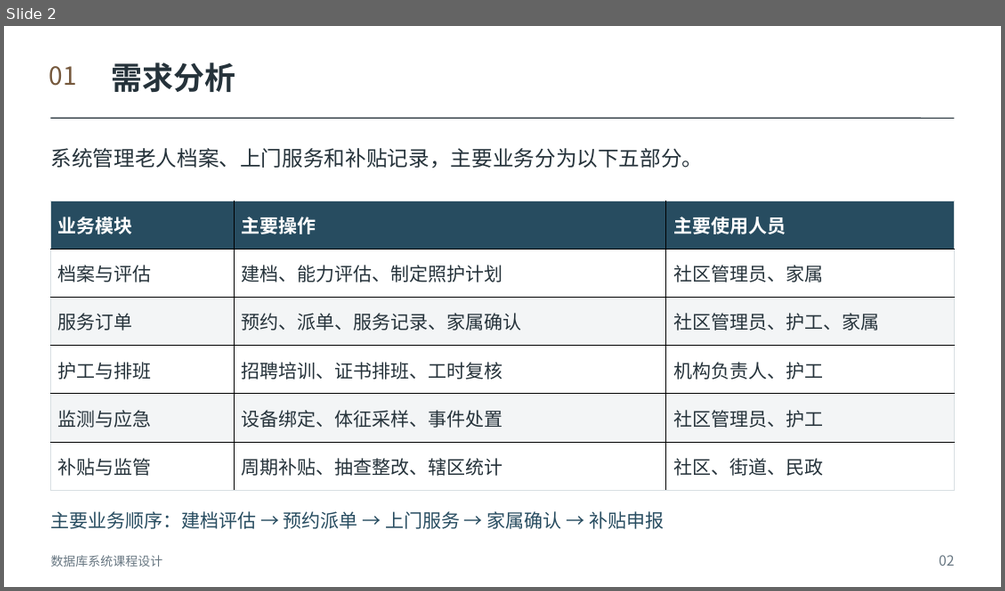
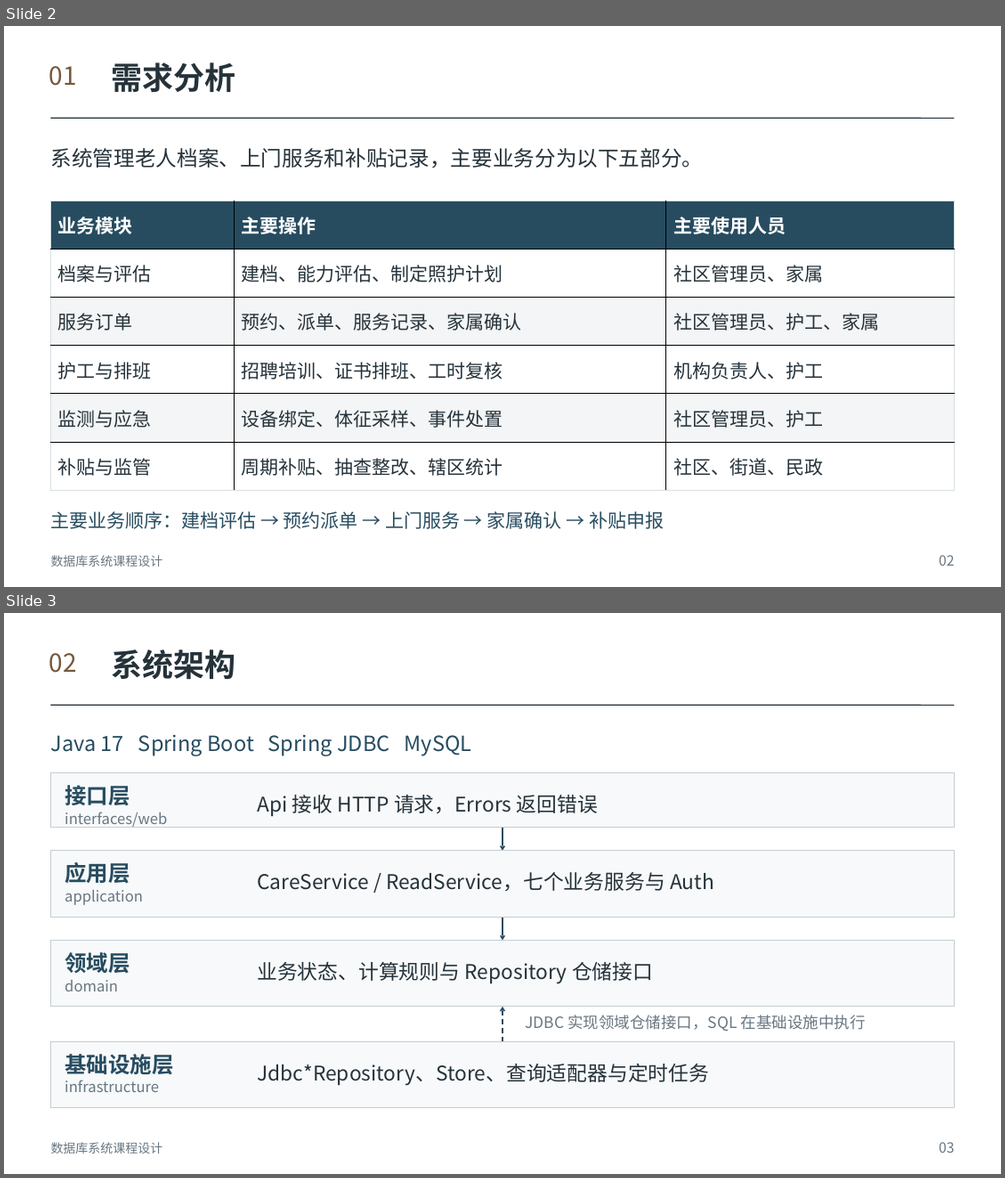
Before and after one commit to Herbertlyw/db_eldercare, a slide deck: outputs/社区居家养老平台课程答辩_修订版.pptx. Shown one above the other, each under a label of ours: slide 2 before the commit, slides 2 and 3 after it. The pictures are 1005x591 and 1005x1178 pixels, drawn with LibreOffice and Linux fonts; fonts in the diff are those of the drawing. Boxes give left, top, right and bottom in pixels: in the first picture for what was removed or moved away, otherwise in the second. Text is boxed around its words. In the diff, an @@ line names an element or a change of style, - is before the commit and + after.

Commit message:
同步当前 Java 架构的课程报告、答辩材料和运行验证

```diff
--- a/outputs/社区居家养老平台课程答辩_修订版.pptx
+++ b/outputs/社区居家养老平台课程答辩_修订版.pptx
@@ slide 3 added at bbox=[4, 613, 1001, 1174], background #FFFFFF @@
@@ text added at bbox=[49, 653, 77, 673], 24 pt, text #75583C @@
+02
@@ text added at bbox=[112, 649, 236, 680], 30 pt, text #25323A, bold @@
+系统架构
@@ line added from (50, 705) to (955, 705), #25323A 0.9 pt @@
@@ text added at bbox=[50, 735, 472, 756], 20.2 pt, text #274C60 @@
+Java 17 Spring Boot Spring JDBC MySQL
@@ rectangle added at bbox=[50, 773, 954, 827], fill #F7F9FA, outline #C4CDD1 0.9 pt @@
@@ text added at bbox=[65, 785, 129, 806], 21 pt, text #274C60, bold @@
+接口层
@@ text added at bbox=[257, 795, 598, 817], 19.5 pt, text #25323A @@
+Api 接收 HTTP 请求，Errors 返回错误
@@ text added at bbox=[65, 811, 167, 827], 14.2 pt, text #687782 @@
+interfaces/web
@@ rectangle added at bbox=[50, 851, 954, 917], fill #F7F9FA, outline #C4CDD1 0.9 pt @@
@@ arrow added from (502, 827) to (502, 851), #274C60 1.2 pt @@
@@ text added at bbox=[65, 862, 129, 883], 21 pt, text #274C60, bold @@
+应用层
@@ text added at bbox=[257, 872, 714, 891], 19.5 pt, text #25323A @@
+CareService / ReadService，七个业务服务与 Auth
@@ text added at bbox=[65, 890, 143, 905], 14.2 pt, text #687782 @@
+application
@@ arrow added from (502, 916) to (502, 941), #274C60 1.2 pt @@
@@ rectangle added at bbox=[50, 941, 954, 1007], fill #F7F9FA, outline #C4CDD1 0.9 pt @@
@@ text added at bbox=[65, 952, 129, 973], 21 pt, text #274C60, bold @@
+领域层
@@ text added at bbox=[65, 980, 118, 991], 14.2 pt, text #687782 @@
+domain
@@ text added at bbox=[257, 961, 653, 984], 19.5 pt, text #25323A @@
+业务状态、计算规则与 Repository 仓储接口
@@ arrow added from (502, 1041) to (502, 1006), #274C60 1.2 pt dashed @@
@@ text added at bbox=[525, 1014, 866, 1030], 15 pt, text #687782 @@
+JDBC 实现领域仓储接口，SQL 在基础设施中执行
@@ rectangle added at bbox=[50, 1041, 954, 1108], fill #F7F9FA, outline #C4CDD1 0.9 pt @@
@@ text added at bbox=[65, 1054, 174, 1074], 21 pt, text #274C60, bold @@
+基础设施层
@@ text added at bbox=[257, 1063, 709, 1086], 19.5 pt, text #25323A @@
+Jdbc*Repository、Store、查询适配器与定时任务
@@ text added at bbox=[65, 1079, 159, 1092], 14.2 pt, text #687782 @@
+infrastructure
@@ text added at bbox=[51, 1142, 163, 1153], 12 pt, text #687782 @@
+数据库系统课程设计
@@ text added at bbox=[938, 1142, 954, 1152], 13.5 pt, text #687782 @@
+03
```
Also in this commit, not shown: 9 slides changed, 1 other slide added, 1 slide removed, 14 other files.
